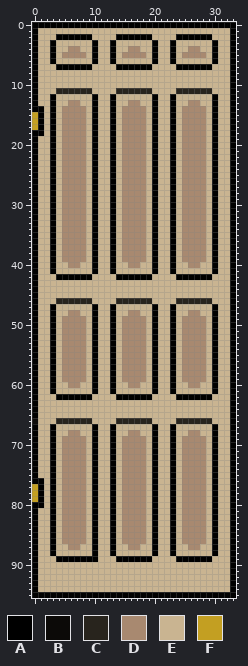
Two versions of one sprite sheet, Assets/_Resources/Sprites/Objects/Door/Door.png. Above: the version before the commit.
The file is 34x96 pixels. Colours within 5 levels of each other are drawn and written as one.
Palette (. is transparent): A #000000  B #0c0a08  C #28241d  D #a88970  E #c9b491  F #c39f22
Pixels before, first column x 0:
 0 AAAAAAAAAAAAAAAAAAAAAAAAAAAAAAAAAA
 1 AEEEEEEEEEEEEEEEEEEEEEEEEEEEEEEEEA
 2 AEEEAAAAAAEEEEAAAAAAEEEEAAAAAAEEEA
 3 AEEAEEEEEEAEEAEEEEEEAEEAEEEEEEAEEA
 4 AEEAEEDDEEAEEAEEDDEEAEEAEEDDEEAEEA
 5 AEEAEDDDDEAEEAEDDDDEAEEAEDDDDEAEEA
 6 AEEAEEEEEEAEEAEEEEEEAEEAEEEEEEAEEA
 7 AEEEAAAAAAEEEEAAAAAAEEEEAAAAAAEEEA
 8 AEEEEEEEEEEEEEEEEEEEEEEEEEEEEEEEEA
 9 AEEEEEEEEEEEEEEEEEEEEEEEEEEEEEEEEA
10 AEEEEEEEEEEEEEEEEEEEEEEEEEEEEEEEEA
11 AEEECCCCCCEEEECCCCCCEEEECCCCCCEEEA
12 AEEAEEEEEEAEEAEEEEEEAEEAEEEEEEAEEA
13 AEEAEEDDEEAEEAEEDDEEAEEAEEDDEEAEEA
14 AAEAEDDDDEAEEAEDDDDEAEEAEDDDDEAEEA
15 FAEAEDDDDEAEEAEDDDDEAEEAEDDDDEAEEA
16 FAEAEDDDDEAEEAEDDDDEAEEAEDDDDEAEEA
17 FAEAEDDDDEAEEAEDDDDEAEEAEDDDDEAEEA
18 AAEAEDDDDEAEEAEDDDDEAEEAEDDDDEAEEA
19 AEEAEDDDDEAEEAEDDDDEAEEAEDDDDEAEEA
20 AEEAEDDDDEAEEAEDDDDEAEEAEDDDDEAEEA
21 AEEAEDDDDEAEEAEDDDDEAEEAEDDDDEAEEA
22 AEEAEDDDDEAEEAEDDDDEAEEAEDDDDEAEEA
23 AEEAEDDDDEAEEAEDDDDEAEEAEDDDDEAEEA
24 AEEAEDDDDEAEEAEDDDDEAEEAEDDDDEAEEA
25 AEEAEDDDDEAEEAEDDDDEAEEAEDDDDEAEEA
26 AEEAEDDDDEAEEAEDDDDEAEEAEDDDDEAEEA
27 AEEAEDDDDEAEEAEDDDDEAEEAEDDDDEAEEA
28 AEEAEDDDDEAEEAEDDDDEAEEAEDDDDEAEEA
29 AEEAEDDDDEAEEAEDDDDEAEEAEDDDDEAEEA
30 AEEAEDDDDEAEEAEDDDDEAEEAEDDDDEAEEA
31 AEEAEDDDDEAEEAEDDDDEAEEAEDDDDEAEEA
32 AEEAEDDDDEAEEAEDDDDEAEEAEDDDDEAEEA
33 AEEAEDDDDEAEEAEDDDDEAEEAEDDDDEAEEA
34 AEEAEDDDDEAEEAEDDDDEAEEAEDDDDEAEEA
35 AEEAEDDDDEAEEAEDDDDEAEEAEDDDDEAEEA
36 AEEAEDDDDEAEEAEDDDDEAEEAEDDDDEAEEA
37 AEEAEDDDDEAEEAEDDDDEAEEAEDDDDEAEEA
38 AEEAEDDDDEAEEAEDDDDEAEEAEDDDDEAEEA
39 AEEAEDDDDEAEEAEDDDDEAEEAEDDDDEAEEA
40 AEEAEEDDEEAEEAEEDDEEAEEAEEDDEEAEEA
41 AEEAEEEEEEAEEAEEEEEEAEEAEEEEEEAEEA
42 AEEEAAAAAAEEEEAAAAAAEEEEAAAAAAEEEA
43 AEEEEEEEEEEEEEEEEEEEEEEEEEEEEEEEEA
44 AEEEEEEEEEEEEEEEEEEEEEEEEEEEEEEEEA
45 AEEEEEEEEEEEEEEEEEEEEEEEEEEEEEEEEA
46 AEEECCCCCCEEEECCCCCCEEEECCCCCCEEEA
47 AEEAEEEEEEAEEAEEEEEEAEEAEEEEEEAEEA
48 AEEAEEDDEEAEEAEEDDEEAEEAEEDDEEAEEA
49 AEEAEDDDDEAEEAEDDDDEAEEAEDDDDEAEEA
50 AEEAEDDDDEAEEAEDDDDEAEEAEDDDDEAEEA
51 AEEAEDDDDEAEEAEDDDDEAEEAEDDDDEAEEA
52 AEEAEDDDDEAEEAEDDDDEAEEAEDDDDEAEEA
53 AEEAEDDDDEAEEAEDDDDEAEEAEDDDDEAEEA
54 AEEAEDDDDEAEEAEDDDDEAEEAEDDDDEAEEA
55 AEEAEDDDDEAEEAEDDDDEAEEAEDDDDEAEEA
56 AEEAEDDDDEAEEAEDDDDEAEEAEDDDDEAEEA
57 AEEAEDDDDEAEEAEDDDDEAEEAEDDDDEAEEA
58 AEEAEDDDDEAEEAEDDDDEAEEAEDDDDEAEEA
59 AEEAEDDDDEAEEAEDDDDEAEEAEDDDDEAEEA
60 AEEAEEDDEEAEEAEEDDEEAEEAEEDDEEAEEA
61 AEEAEEEEEEAEEAEEEEEEAEEAEEEEEEAEEA
62 AEEEAAAAAAEEEEAAAAAAEEEEAAAAAAEEEA
63 AEEEEEEEEEEEEEEEEEEEEEEEEEEEEEEEEA
64 AEEEEEEEEEEEEEEEEEEEEEEEEEEEEEEEEA
65 AEEEEEEEEEEEEEEEEEEEEEEEEEEEEEEEEA
66 BEEECCCCCCEEEECCCCCCEEEECCCCCCEEEA
67 AEEAEEEEEEAEEAEEEEEEAEEAEEEEEEAEEA
68 AEEAEEDDEEAEEAEEDDEEAEEAEEDDEEAEEA
69 AEEAEDDDDEAEEAEDDDDEAEEAEDDDDEAEEA
70 AEEAEDDDDEAEEAEDDDDEAEEAEDDDDEAEEA
71 AEEAEDDDDEAEEAEDDDDEAEEAEDDDDEAEEA
72 AEEAEDDDDEAEEAEDDDDEAEEAEDDDDEAEEA
73 AEEAEDDDDEAEEAEDDDDEAEEAEDDDDEAEEA
74 AEEAEDDDDEAEEAEDDDDEAEEAEDDDDEAEEA
75 AEEAEDDDDEAEEAEDDDDEAEEAEDDDDEAEEA
76 AAEAEDDDDEAEEAEDDDDEAEEAEDDDDEAEEA
77 FAEAEDDDDEAEEAEDDDDEAEEAEDDDDEAEEA
78 FAEAEDDDDEAEEAEDDDDEAEEAEDDDDEAEEA
79 FAEAEDDDDEAEEAEDDDDEAEEAEDDDDEAEEA
80 AAEAEDDDDEAEEAEDDDDEAEEAEDDDDEAEEA
81 AEEAEDDDDEAEEAEDDDDEAEEAEDDDDEAEEA
82 AEEAEDDDDEAEEAEDDDDEAEEAEDDDDEAEEA
83 AEEAEDDDDEAEEAEDDDDEAEEAEDDDDEAEEA
84 AEEAEDDDDEAEEAEDDDDEAEEAEDDDDEAEEA
85 AEEAEDDDDEAEEAEDDDDEAEEAEDDDDEAEEA
86 AEEAEDDDDEAEEAEDDDDEAEEAEDDDDEAEEA
87 AEEAEEDDEEAEEAEEDDEEAEEAEEDDEEAEEA
88 AEEAEEEEEEAEEAEEEEEEAEEAEEEEEEAEEA
89 AEEEAAAAAAAEEEAAAAAAEEEEAAAAAAEEEA
90 AEEEEEEEEEEEEEEEEEEEEEEEEEEEEEEEEA
91 AEEEEEEEEEEEEEEEEEEEEEEEEEEEEEEEEA
92 AEEEEEEEEEEEEEEEEEEEEEEEEEEEEEEEEA
93 AEEEEEEEEEEEEEEEEEEEEEEEEEEEEEEEEA
94 AEEEEEEEEEEEEEEEEEEEEEEEEEEEEEEEEA
95 AAAAAAAAAAAAAAAAAAAAAAAAAAAAAAAAAA
And afterwards:
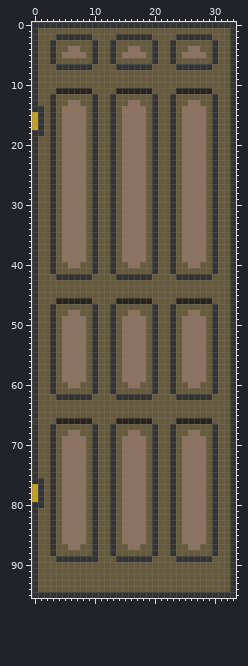
The edit:
colour A: #000000 -> #333333
colour B: #0c0a08 -> #3d3b39
colour D: #a88970 -> #8c725f
colour E: #c9b491 -> #665a3d
Boxes around the changes in both pictures, in picture pixels (x1, y1, x2, y2):
changed: (32, 22, 236, 598)
